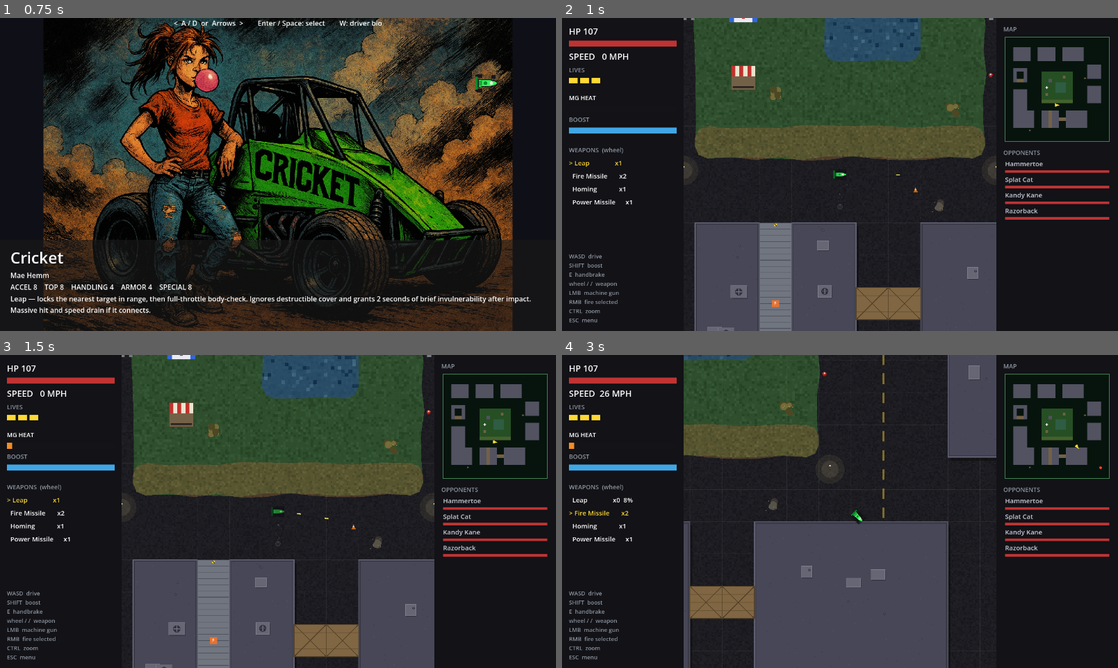
Above: before the commit, frames 1-4 (two rows, left to right).
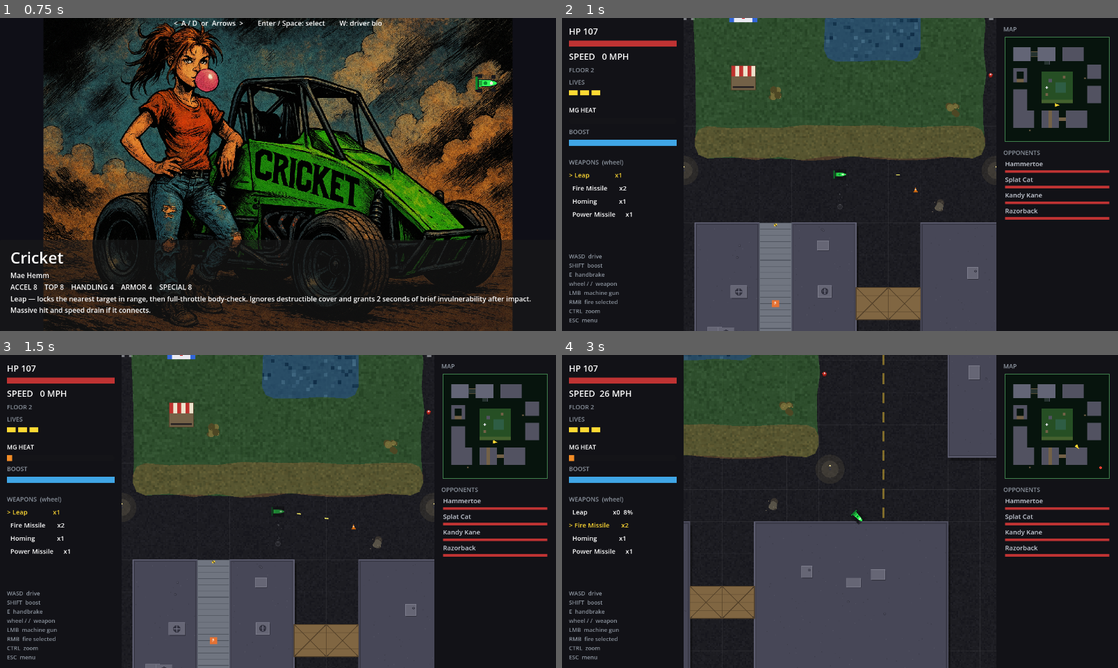
Above: after the commit, the same moments.

Repository: b3p3k0/bentchrome
Game: Godot game, scene res://ui/title.tscn
The game is run twice, just before and just after one commit, with the same random seed, the same clock (stepped at 60 frames per second) and the same inputs.
Inputs (mouse positions are in pixels of both pictures, inside the frame that each line leads up to):
- Up to frame 1 (0.75 s): tap Enter (select_confirm) at 0.5 s; move the mouse to (400, 158) at 0.52 s; hold D (move_right) from 0.53 s (still down); tap Shift (boost) at 0.6 s; click (400, 158) at 0.67 s
- Up to frame 2 (1 s): keep holding D (move_right); tap Space at 0.77 s
- Up to frame 3 (1.5 s): release D (move_right) at 1.25 s; tap Enter (select_confirm) at 1.25 s; drag from (166, 527) to (278, 480) at 1.27 s
- Up to frame 4 (3 s): move the mouse to (895, 442) at 2.02 s; hold D (move_right) 2.03-2.75 s; right-click (895, 442) at 2.1 s; drag from (812, 574) to (645, 614) at 2.77 s

Frame 1 is identical in both runs. In frame 2, 1.7% of the frame differs, in the area x 1-88%, y 10-64%; in frame 3, 1.7%; in frame 4, 1.8%.

Commit message:
Card 3: Downtown grows a skyline you can drive on
The city goes vertical. The two northwest blocks become driveable rooftops
(bare gravel, storey faces, long shadows) joined by a sky bridge over their
alley; a true asphalt ramp grades up BuildingN's south face — the parking-
garage climb, no wings — and the jump pad relocates for a committed run
onto the NW roof. Retrofit tax paid in full: all sixteen building statics
carry the floor-2 bit, every block, clutter piece, and wreck joins the
terrace, spawns pre-adopt floor 2, and roof crates pay for the trip. The
corner-escape pocket and all four corner spawns untouched — both arena AI
canaries green on the first run.

Co-Authored-By: Claude Fable 5 <noreply@anthropic.com>

Diff:
--- a/levels/arena/arena.tscn
+++ b/levels/arena/arena.tscn
@@ -16,6 +16,10 @@
 [ext_resource type="Script" path="res://environment/road_marks.gd" id="21_marks"]
 [ext_resource type="Script" path="res://environment/street_deco.gd" id="22_deco"]
 [ext_resource type="PackedScene" path="res://environment/derelict_car.tscn" id="23_wreck"]
+[ext_resource type="PackedScene" path="res://environment/floor_zone.tscn" id="24_fzone"]
+[ext_resource type="Script" path="res://environment/ramp.gd" id="25_ramp"]
+[ext_resource type="Script" path="res://environment/floor_connector.gd" id="27_conn"]
+[ext_resource type="Script" path="res://levels/dock_deco.gd" id="28_ddeco"]
 
 [sub_resource type="ShaderMaterial" id="SM_asphalt"]
 shader = ExtResource("11_speck")
@@ -195,10 +199,11 @@
 shape = SubResource("RectangleShape2D_dirt")
 
 [node name="Jump" type="Area2D" parent="."]
-position = Vector2(-768, -512)
+position = Vector2(-1024, -892)
 collision_layer = 0
 collision_mask = 1
 script = ExtResource("4_ramp")
+floor_index = 2
 
 [node name="Vis" type="Polygon2D" parent="Jump"]
 color = Color(0.9, 0.55, 0.15, 0.85)
@@ -208,8 +213,11 @@
 shape = SubResource("RectangleShape2D_ramp")
 
 [node name="BuildingNW" type="StaticBody2D" parent="."]
-collision_layer = 4
-script = ExtResource("12_deco")
+collision_layer = 20
+script = ExtResource("12_deco")
+furniture = false
+wall_face = 32.0
+shadow_offset = Vector2(18, 26)
 position = Vector2(-1280, -1280)
 
 [node name="Vis" type="Polygon2D" parent="BuildingNW"]
@@ -220,8 +228,11 @@
 shape = SubResource("RectangleShape2D_b640x512")
 
 [node name="BuildingN" type="StaticBody2D" parent="."]
-collision_layer = 4
-script = ExtResource("12_deco")
+collision_layer = 20
+script = ExtResource("12_deco")
+furniture = false
+wall_face = 32.0
+shadow_offset = Vector2(18, 26)
 position = Vector2(-384, -1280)
 
 [node name="Vis" type="Polygon2D" parent="BuildingN"]
@@ -232,7 +243,7 @@
 shape = SubResource("RectangleShape2D_b640x512")
 
 [node name="BuildingNE" type="StaticBody2D" parent="."]
-collision_layer = 4
+collision_layer = 20
 script = ExtResource("12_deco")
 position = Vector2(576, -1280)
 
@@ -244,7 +255,7 @@
 shape = SubResource("RectangleShape2D_b768x512")
 
 [node name="CourtNorth" type="StaticBody2D" parent="."]
-collision_layer = 4
+collision_layer = 20
 script = ExtResource("12_deco")
 position = Vector2(-1344, -704)
 
@@ -256,7 +267,7 @@
 shape = SubResource("RectangleShape2D_b512x128")
 
 [node name="CourtWest" type="StaticBody2D" parent="."]
-collision_layer = 4
+collision_layer = 20
 script = ExtResource("12_deco")
 position = Vector2(-1536, -512)
 
@@ -268,7 +279,7 @@
 shape = SubResource("RectangleShape2D_b128x256")
 
 [node name="CourtEast" type="StaticBody2D" parent="."]
-collision_layer = 4
+collision_layer = 20
 script = ExtResource("12_deco")
 position = Vector2(-1152, -512)
 
@@ -280,7 +291,7 @@
 shape = SubResource("RectangleShape2D_b128x256")
 
 [node name="CourtSW" type="StaticBody2D" parent="."]
-collision_layer = 4
+collision_layer = 20
 script = ExtResource("12_deco")
 position = Vector2(-1536, -320)
 
@@ -292,7 +303,7 @@
 shape = SubResource("RectangleShape2D_b128x128")
 
 [node name="CourtSE" type="StaticBody2D" parent="."]
-collision_layer = 4
+collision_layer = 20
 script = ExtResource("12_deco")
 position = Vector2(-1152, -320)
 
@@ -304,7 +315,7 @@
 shape = SubResource("RectangleShape2D_b128x128")
 
 [node name="BuildingW" type="StaticBody2D" parent="."]
-collision_layer = 4
+collision_layer = 20
 script = ExtResource("12_deco")
 position = Vector2(-1344, 384)
 
@@ -316,7 +327,7 @@
 shape = SubResource("RectangleShape2D_b512x768")
 
 [node name="BuildingE1" type="StaticBody2D" parent="."]
-collision_layer = 4
+collision_layer = 20
 script = ExtResource("12_deco")
 position = Vector2(1344, -640)
 
@@ -328,7 +339,7 @@
 shape = SubResource("RectangleShape2D_b512x512")
 
 [node name="BuildingE2" type="StaticBody2D" parent="."]
-collision_layer = 4
+collision_layer = 20
 script = ExtResource("12_deco")
 position = Vector2(1344, 192)
 
@@ -340,7 +351,7 @@
 shape = SubResource("RectangleShape2D_b512x640")
 
 [node name="BuildingSW" type="StaticBody2D" parent="."]
-collision_layer = 4
+collision_layer = 20
 script = ExtResource("12_deco")
 position = Vector2(-1216, 1088)
 
@@ -352,7 +363,7 @@
 shape = SubResource("RectangleShape2D_b768x640")
 
 [node name="BuildingS1" type="StaticBody2D" parent="."]
-collision_layer = 4
+collision_layer = 20
 script = ExtResource("12_deco")
 position = Vector2(-448, 1088)
 
@@ -364,7 +375,7 @@
 shape = SubResource("RectangleShape2D_b256x640")
 
 [node name="BuildingS2" type="StaticBody2D" parent="."]
-collision_layer = 4
+collision_layer = 20
 script = ExtResource("12_deco")
 position = Vector2(-64, 1088)
 
@@ -376,7 +387,7 @@
 shape = SubResource("RectangleShape2D_b256x640")
 
 [node name="BuildingSE" type="StaticBody2D" parent="."]
-collision_layer = 4
+collision_layer = 20
 script = ExtResource("12_deco")
 position = Vector2(704, 1088)
 
@@ -388,7 +399,7 @@
 shape = SubResource("RectangleShape2D_b768x640")
 
 [node name="Statue" type="StaticBody2D" parent="."]
-collision_layer = 4
+collision_layer = 20
 script = ExtResource("12_deco")
 position = Vector2(-256, -320)
 
@@ -404,36 +415,163 @@
 size = Vector2(256, 128)
 max_hp = 100.0
 deco = &"barrier"
+floor_index = 2
 
 [node name="AlleyDoor" parent="." instance=ExtResource("9_dblock")]
 position = Vector2(-256, 1088)
 size = Vector2(128, 640)
 max_hp = 160.0
 deco = &"barrier"
+floor_index = 2
 
 [node name="Crate1" parent="." instance=ExtResource("9_dblock")]
 position = Vector2(128, 1088)
 size = Vector2(128, 128)
 max_hp = 60.0
 deco = &"crate"
+floor_index = 2
 
 [node name="Crate2" parent="." instance=ExtResource("9_dblock")]
 position = Vector2(256, 1088)
 size = Vector2(128, 128)
 max_hp = 60.0
 deco = &"crate"
+floor_index = 2
 
 [node name="Kiosk1" parent="." instance=ExtResource("9_dblock")]
 position = Vector2(256, -448)
 size = Vector2(96, 96)
 max_hp = 60.0
 deco = &"kiosk"
+floor_index = 2
 
 [node name="Kiosk2" parent="." instance=ExtResource("9_dblock")]
 position = Vector2(-384, 192)
 size = Vector2(96, 96)
 max_hp = 60.0
 deco = &"kiosk"
+floor_index = 2
+
+[node name="FZPlate" parent="." instance=ExtResource("24_fzone")]
+floor_index = 2
+size = Vector2(3712, 3584)
+
+[node name="FZRoofNW" parent="." instance=ExtResource("24_fzone")]
+position = Vector2(-1280, -1280)
+floor_index = 3
+size = Vector2(640, 512)
+
+[node name="FZRoofN" parent="." instance=ExtResource("24_fzone")]
+position = Vector2(-384, -1280)
+floor_index = 3
+size = Vector2(640, 512)
+
+[node name="FZBridgeNWN" parent="." instance=ExtResource("24_fzone")]
+position = Vector2(-832, -1280)
+floor_index = 3
+size = Vector2(256, 176)
+
+[node name="GradeRampN" type="Node2D" parent="."]
+position = Vector2(-384, -904)
+script = ExtResource("25_ramp")
+low_floor = 2
+high_floor = 3
+size = Vector2(192, 240)
+
+[node name="BridgeNWNShadow" type="Node2D" parent="."]
+position = Vector2(-832, -1192)
+script = ExtResource("28_ddeco")
+kind = &"ledge_shadow"
+size = Vector2(256, 50)
+
+[node name="BridgeNWN" type="Node2D" parent="."]
+position = Vector2(-832, -1280)
+z_index = 1
+script = ExtResource("28_ddeco")
+kind = &"bridge"
+size = Vector2(256, 176)
+
+[node name="RailBridgeN1" parent="." instance=ExtResource("9_dblock")]
+position = Vector2(-892, -1362)
+z_index = 1
+size = Vector2(116, 12)
+max_hp = 20.0
+deco = &"rail"
+floor_index = 3
+
+[node name="RailBridgeN2" parent="." instance=ExtResource("9_dblock")]
+position = Vector2(-772, -1362)
+z_index = 1
+size = Vector2(116, 12)
+max_hp = 20.0
+deco = &"rail"
+floor_index = 3
+
+[node name="RailBridgeS1" parent="." instance=ExtResource("9_dblock")]
+position = Vector2(-892, -1198)
+z_index = 1
+size = Vector2(116, 12)
+max_hp = 20.0
+deco = &"rail"
+floor_index = 3
+
+[node name="RailBridgeS2" parent="." instance=ExtResource("9_dblock")]
+position = Vector2(-772, -1198)
+z_index = 1
+size = Vector2(116, 12)
+max_hp = 20.0
+deco = &"rail"
+floor_index = 3
+
+[node name="ConNGradeUp" type="Node2D" parent="."]
+position = Vector2(-384, -904)
+script = ExtResource("27_conn")
+from_floor = 2
+to_floor = 3
+approach_dir = Vector2(0, -1)
+kind = &"grade"
+
+[node name="ConNGradeDown" type="Node2D" parent="."]
+position = Vector2(-384, -904)
+script = ExtResource("27_conn")
+from_floor = 3
+to_floor = 2
+approach_dir = Vector2(0, 1)
+kind = &"grade"
+
+[node name="ConNWJump" type="Node2D" parent="."]
+position = Vector2(-1024, -892)
+script = ExtResource("27_conn")
+from_floor = 2
+to_floor = 3
+approach_dir = Vector2(0, -1)
+kind = &"jump"
+
+[node name="ConNWDown" type="Node2D" parent="."]
+position = Vector2(-1560, -1280)
+script = ExtResource("27_conn")
+from_floor = 3
+to_floor = 2
+approach_dir = Vector2(-1, 0)
+kind = &"edge"
+
+[node name="ConNDown" type="Node2D" parent="."]
+position = Vector2(-104, -1280)
+script = ExtResource("27_conn")
+from_floor = 3
+to_floor = 2
+approach_dir = Vector2(1, 0)
+kind = &"edge"
+
+[node name="AmmoHomingRoof" parent="." instance=ExtResource("8_ammo")]
+position = Vector2(-1280, -1280)
+kind = "homing"
+amount = 1
+
+[node name="AmmoPowerRoof" parent="." instance=ExtResource("8_ammo")]
+position = Vector2(-384, -1280)
+kind = "power"
+amount = 1
 
 [node name="Boundary" type="StaticBody2D" parent="."]
 collision_layer = 2
@@ -517,54 +655,67 @@
 [node name="Trash1" parent="." instance=ExtResource("20_clutter")]
 position = Vector2(-768, -832)
 kind = &"trash"
+floor_index = 2
 
 [node name="Trash2" parent="." instance=ExtResource("20_clutter")]
 position = Vector2(96, -832)
 kind = &"trash"
+floor_index = 2
 
 [node name="Trash3" parent="." instance=ExtResource("20_clutter")]
 position = Vector2(-896, -64)
 kind = &"trash"
+floor_index = 2
 
 [node name="Trash4" parent="." instance=ExtResource("20_clutter")]
 position = Vector2(832, -64)
 kind = &"trash"
+floor_index = 2
 
 [node name="Trash5" parent="." instance=ExtResource("20_clutter")]
 position = Vector2(-832, 704)
 kind = &"trash"
+floor_index = 2
 
 [node name="Trash6" parent="." instance=ExtResource("20_clutter")]
 position = Vector2(384, 704)
 kind = &"trash"
+floor_index = 2
 
 [node name="Trash7" parent="." instance=ExtResource("20_clutter")]
 position = Vector2(1408, 704)
 kind = &"trash"
+floor_index = 2
 
 [node name="Trash8" parent="." instance=ExtResource("20_clutter")]
 position = Vector2(-704, 1552)
 kind = &"trash"
+floor_index = 2
 
 [node name="Trash9" parent="." instance=ExtResource("20_clutter")]
 position = Vector2(-1104, 1552)
 kind = &"trash"
+floor_index = 2
 
 [node name="Trash10" parent="." instance=ExtResource("20_clutter")]
 position = Vector2(960, 1552)
 kind = &"trash"
+floor_index = 2
 
 [node name="Brush1" parent="." instance=ExtResource("20_clutter")]
 position = Vector2(-384, -384)
 kind = &"brush"
+floor_index = 2
 
 [node name="Brush2" parent="." instance=ExtResource("20_clutter")]
 position = Vector2(448, 320)
 kind = &"brush"
+floor_index = 2
 
 [node name="Brush3" parent="." instance=ExtResource("20_clutter")]
 position = Vector2(-256, 256)
 kind = &"brush"
+floor_index = 2
 
 [node name="StreetDeco" type="Node2D" parent="."]
 
@@ -626,53 +777,67 @@
 [node name="Hydrant1" parent="." instance=ExtResource("20_clutter")]
 position = Vector2(-596, -200)
 kind = &"hydrant"
+floor_index = 2
 
 [node name="Hydrant2" parent="." instance=ExtResource("20_clutter")]
 position = Vector2(598, 180)
 kind = &"hydrant"
+floor_index = 2
 
 [node name="Sign1" parent="." instance=ExtResource("20_clutter")]
 position = Vector2(-780, -960)
 kind = &"sign"
+floor_index = 2
 
 [node name="Sign2" parent="." instance=ExtResource("20_clutter")]
 position = Vector2(880, -700)
 kind = &"sign"
+floor_index = 2
 
 [node name="Cone1" parent="." instance=ExtResource("20_clutter")]
 position = Vector2(-1240, -240)
 kind = &"cone"
+floor_index = 2
 
 [node name="Cone2" parent="." instance=ExtResource("20_clutter")]
 position = Vector2(-1180, -280)
 kind = &"cone"
+floor_index = 2
 
 [node name="Cone3" parent="." instance=ExtResource("20_clutter")]
 position = Vector2(300, 640)
 kind = &"cone"
+floor_index = 2
 
 [node name="Wreck1" parent="." instance=ExtResource("23_wreck")]
 position = Vector2(-1000, 1496)
 rotation = 0.0
+floor_index = 2
 
 [node name="Wreck2" parent="." instance=ExtResource("23_wreck")]
 position = Vector2(1008, -400)
 rotation = 1.5708
+floor_index = 2
 
 [node name="Vehicle" parent="." instance=ExtResource("2_veh")]
 position = Vector2(0, 576)
+start_floor = 2
 
 [node name="Enemy1" parent="." instance=ExtResource("6_enemy")]
 position = Vector2(1536, -1600)
+start_floor = 2
 
 [node name="Enemy2" parent="." instance=ExtResource("6_enemy")]
 position = Vector2(-1536, -1600)
+start_floor = 2
 
 [node name="Enemy3" parent="." instance=ExtResource("6_enemy")]
 position = Vector2(-1536, 1600)
+start_floor = 2
 
 [node name="Enemy4" parent="." instance=ExtResource("6_enemy")]
 position = Vector2(1536, 1600)
+start_floor = 2
 
 [node name="HUD" parent="." instance=ExtResource("7_hud")]
 text = "speed"
Not shown: 1 places in levels/arena/arena.tscn that only renumber resources
